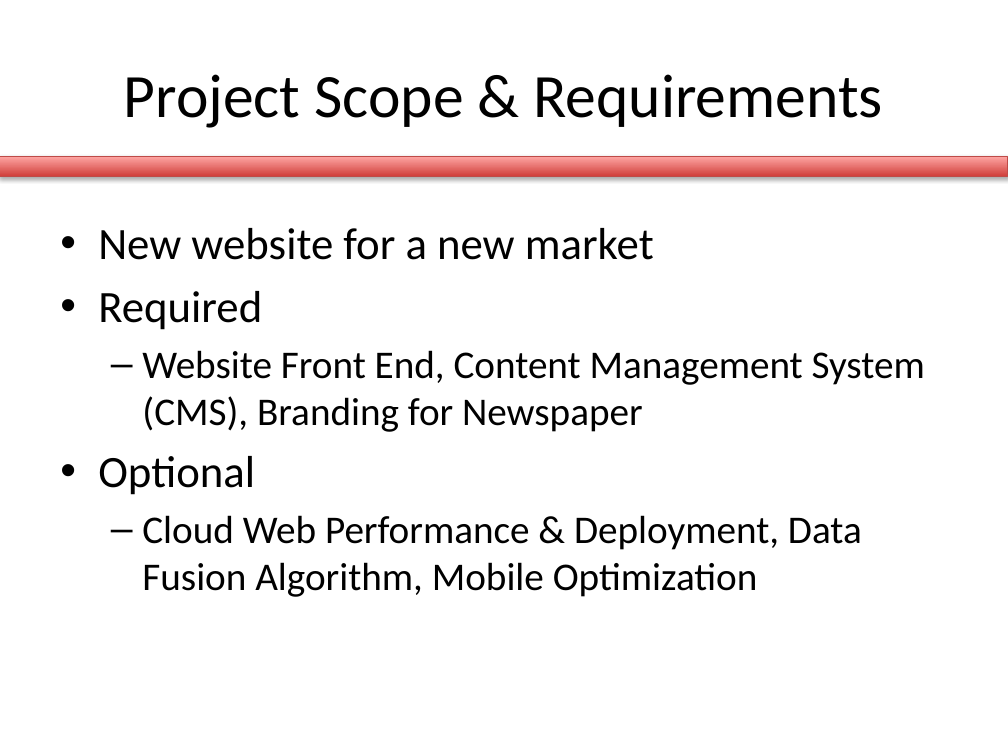
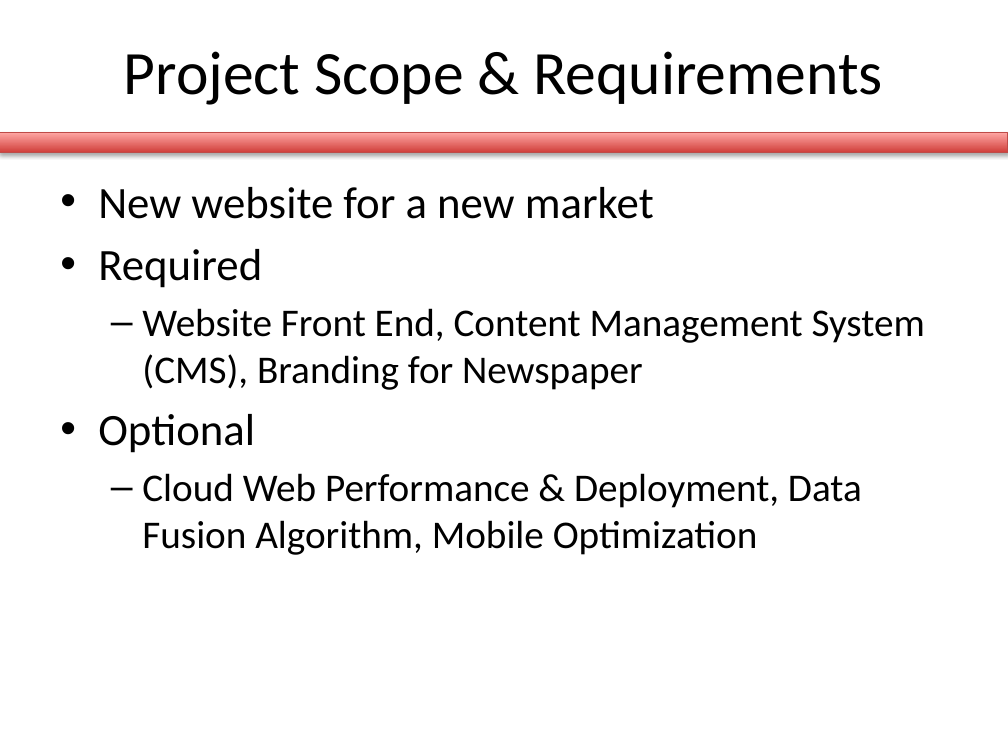
Before and after one commit to briantoth/Sun-in-the-City, a slide deck: slide 4 of se_process/milestone3/milestone3.pptx. Drawn at 1008x756 pixels with LibreOffice and Linux fonts; fonts in the diff are those of the drawing. Boxes give left, top, right and bottom in pixels: in the first picture for what was removed or moved away, otherwise in the second. Text is boxed around its words. In the diff, an @@ line names an element or a change of style, - is before the commit and + after.

```diff
--- a/se_process/milestone3/milestone3.pptx
+++ b/se_process/milestone3/milestone3.pptx
@@ title "Project Scope & Requirements" moved from (x1=124, y1=74, x2=883, y2=128) to (x1=124, y1=51, x2=883, y2=105) @@
@@ rectangle moved from (x1=0, y1=156, x2=1008, y2=176) to (x1=0, y1=132, x2=1008, y2=152) @@
@@ text "New website for a new ..." moved from (x1=98, y1=228, x2=925, y2=597) to (x1=98, y1=187, x2=925, y2=555) @@
```
Also in this commit, not shown: 8 other slides changed, 26 slides added, 2 slides removed, 2 other files.
